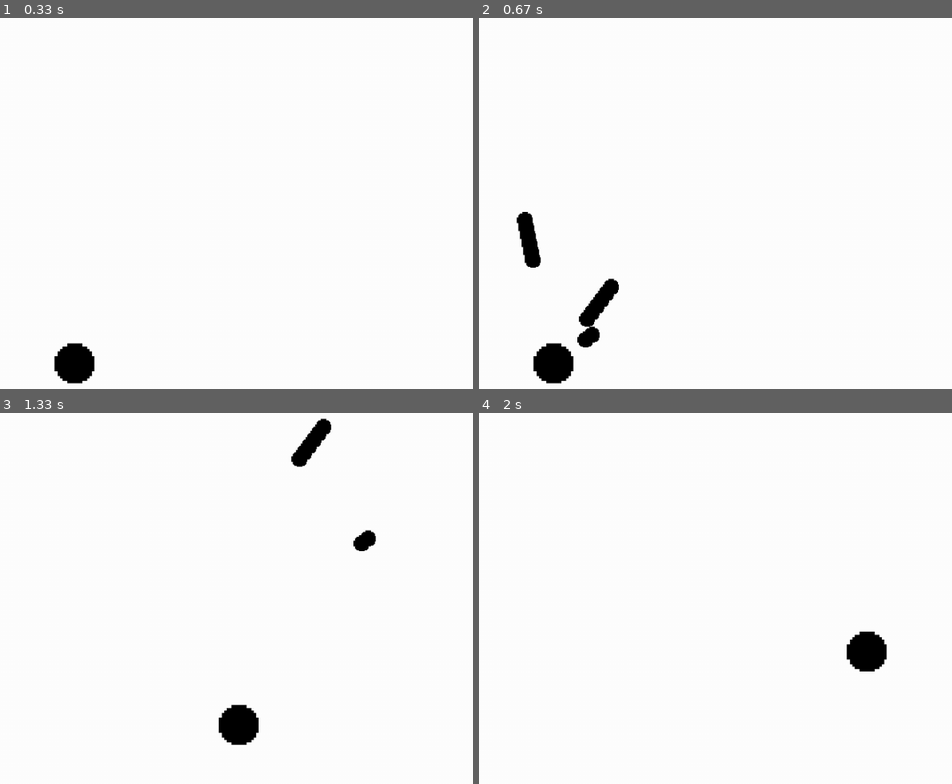
Above: before the commit, frames 1-4 (two rows, left to right).
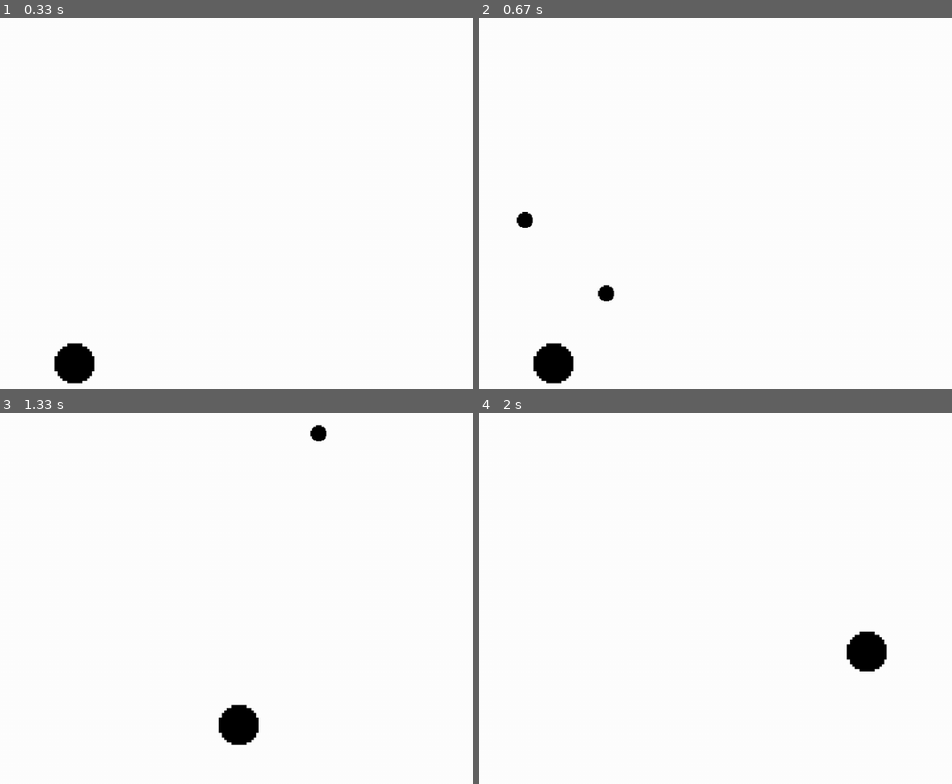
Above: after the commit, the same moments.

Repository: amenthyst/Pygame-Spring-Jam-2024
Game: pygame game, started from main.py
The game is run twice, just before and just after one commit, with the same random seed, the same clock (stepped at 60 frames per second) and the same inputs.
Inputs (mouse positions are in pixels of both pictures, inside the frame that each line leads up to):
- Up to frame 1 (0.33 s): no input
- Up to frame 2 (0.67 s): press the mouse at (521, 225) at 0.37 s; move the mouse to (668, 207) at 0.47 s; release the mouse at (810, 192) at 0.6 s
- Up to frame 3 (1.33 s): hold D 0.67-1.13 s; move the mouse to (75, 628) at 0.7 s; hold W from 1.17 s (still down)
- Up to frame 4 (2 s): release W at 1.47 s; hold D 1.5-1.97 s

Frame 1 is identical in both runs. In frame 2, 1.0% of the frame differs, in the area x 8-30%, y 55-89%; in frame 3, 0.6%; in frame 4, nothing differs.

Commit message:
bullet shooting cooldown

Diff:
--- a/Objects/player.py
+++ b/Objects/player.py
@@ -18,6 +18,8 @@
         self.bullet = bullet
         self.shoot_force = 10
         self.bulletgrp = bullet_group
+        self.shoot_cooldown = 0.1
+        self.shoot_timer = 0
 
     def get_pos(self) -> pygame.math.Vector2:
         return pygame.math.Vector2(self.rect.x, self.rect.y)
@@ -43,8 +45,12 @@
         self.rect.y += self.velocity[1]
 
     def shoot(self):
+        self.shoot_timer += 1 / 60 # i rly dont like this but theres no way to get delta yet
         if not pygame.mouse.get_pressed(3)[0]:
             return
+        if self.shoot_timer < self.shoot_cooldown:
+            return
+        self.shoot_timer = 0
         mouse_pos = pygame.mouse.get_pos()
         bullet_dir = pygame.math.Vector2(mouse_pos) - self.get_centre()
         bullet_dir = bullet_dir.normalize()
